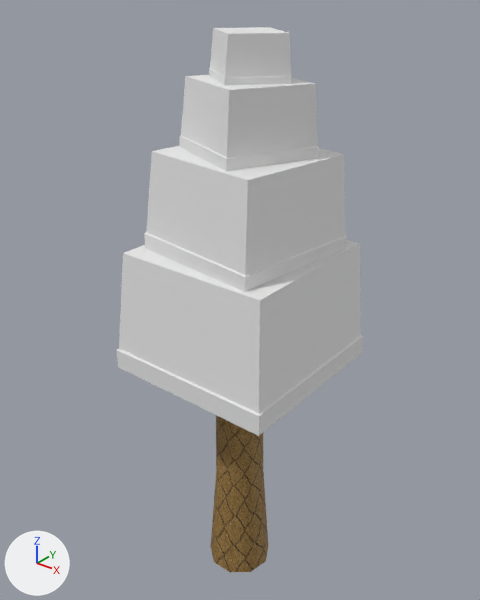
An edit to the OBJ model res/models/hillTree3/hillTree3.obj, drawn before and after from the same camera.
The view is the same before and after, from a camera (50 mm lens) standing at (1.81, -2.26, 2.32) and looking at (-0.04, 0.06, 0.88). Arrows for +X, +Y and +Z are at lower left; the lights stay in place. Where no turn or scale is listed for an object, it has been applied to the vertices.

Objects in the first picture: 'Cube.004', 'wood_Cylinder'.
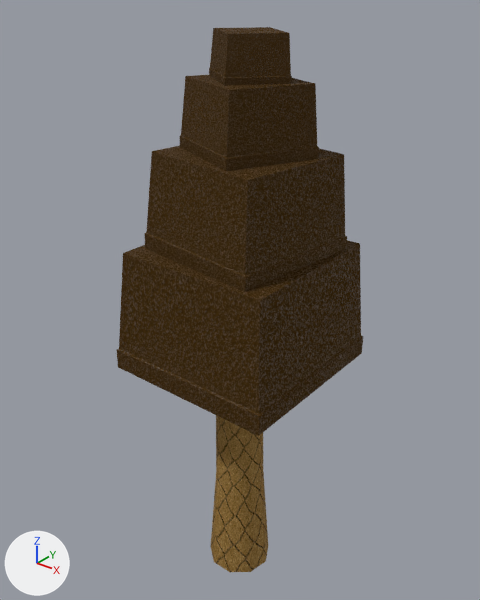
What differs and where, as boxes [x1, y1, x2, y2] in the pictures (480 x 600 px):
'Cube.004', surface changed (grey to brown): [117, 27, 363, 436] in both

The change, as a list of edits to the scene's bpy script:
```text
Add img_foliage_spec_png:
    img_foliage_spec_png = load_image('foliage_spec.png', 'foliage_spec.png', 640, 640, 'sRGB')
Add img_foliage_png:
    img_foliage_png = load_image('foliage.png', 'foliage.png', 512, 512, 'sRGB')
Change mat_foliage:
    where n0 = _N.new('ShaderNodeBsdfPrincipled'); n0.name = 'Principled BSDF'
    n0.inputs[2].default_value: 1.0 -> 0.69  # 'Roughness'
    add n2 = _N.new('ShaderNodeTexImage'); n2.name = 'Image Texture'
    add n2.image = img_foliage_png
    add n3 = _N.new('ShaderNodeTexImage'); n3.name = 'Image Texture.001'
    add n3.image = img_foliage_spec_png
    add _L.new(n2.outputs[0], n0.inputs[0])  # 'Color' to 'Base Color'
    add _L.new(n3.outputs[0], n0.inputs[13])  # 'Color' to 'Specular IOR Level'
```
